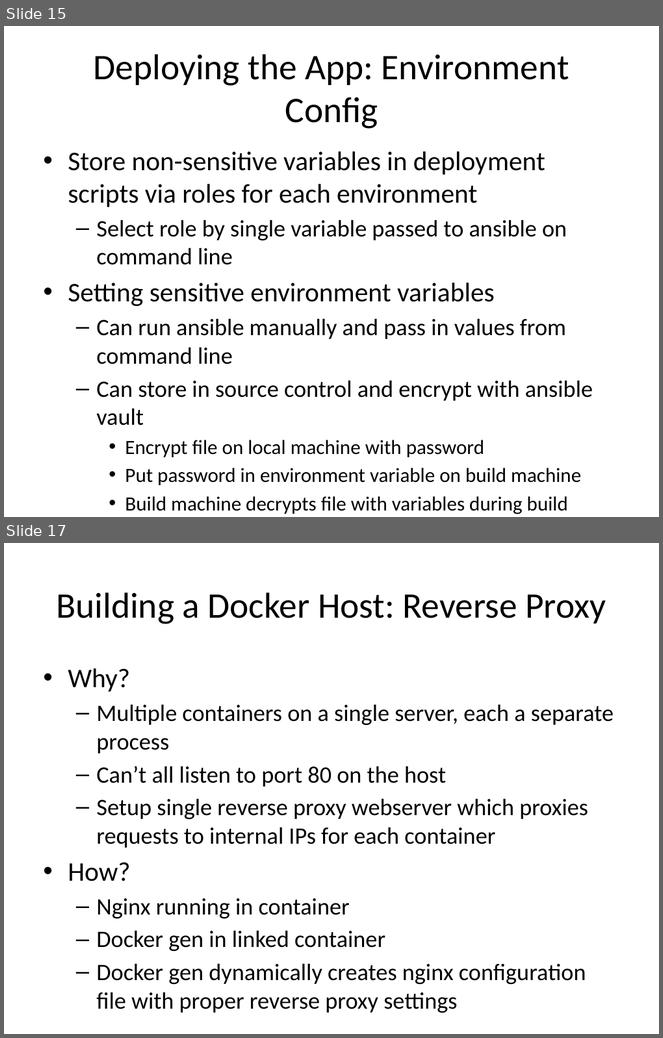
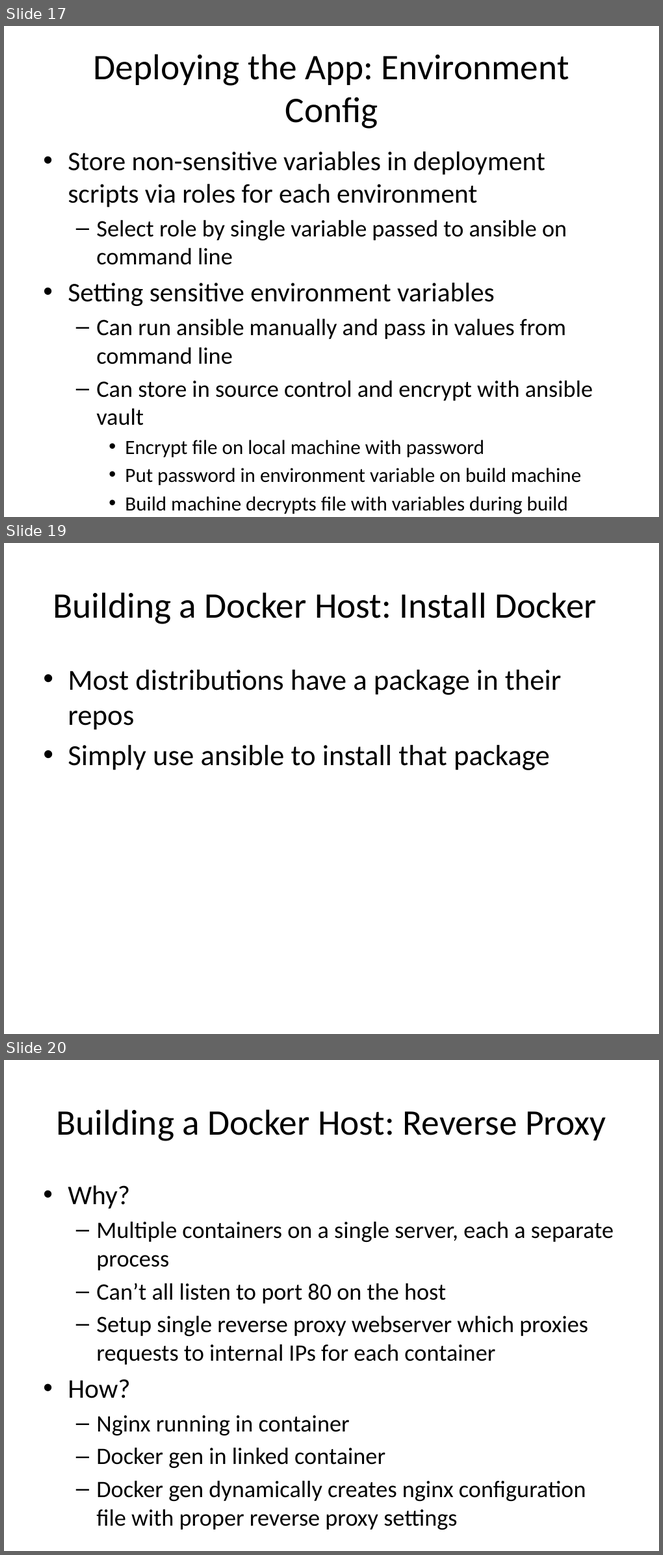
Before and after one commit to AndrewSwerlick/docker-talk, a slide deck: slides.pptx. Shown one above the other, each under a label of ours: slides 15 and 17 before the commit, slides 17, 19 and 20 after it; the slides between them are not shown. The pictures are 663x1038 and 663x1555 pixels, drawn with LibreOffice and Linux fonts; fonts in the diff are those of the drawing. Boxes give left, top, right and bottom in pixels: in the first picture for what was removed or moved away, otherwise in the second. Text is boxed around its words. In the diff, an @@ line names an element or a change of style, - is before the commit and + after.

Commit message:
adding better conclusion and better explanation of docker networking during the overview

```diff
--- a/slides.pptx
+++ b/slides.pptx
@@ slide 19 added at [4, 543, 659, 1034], background #FFFFFF @@
@@ title added at [53, 592, 597, 624], 39.6 pt, text #000000 @@
+Building a Docker Host: Install Docker
@@ text added at [68, 670, 562, 771], 32 pt, text #000000 @@
+• Most distributions have a package in their repos
+• Simply use ansible to install that package
@@ what was slide 15 is now slide 17 @@
@@ what was slide 17 is now slide 20 @@
```
Also in this commit, not shown: 8 slides changed, 3 other slides added, 1 slide removed.
